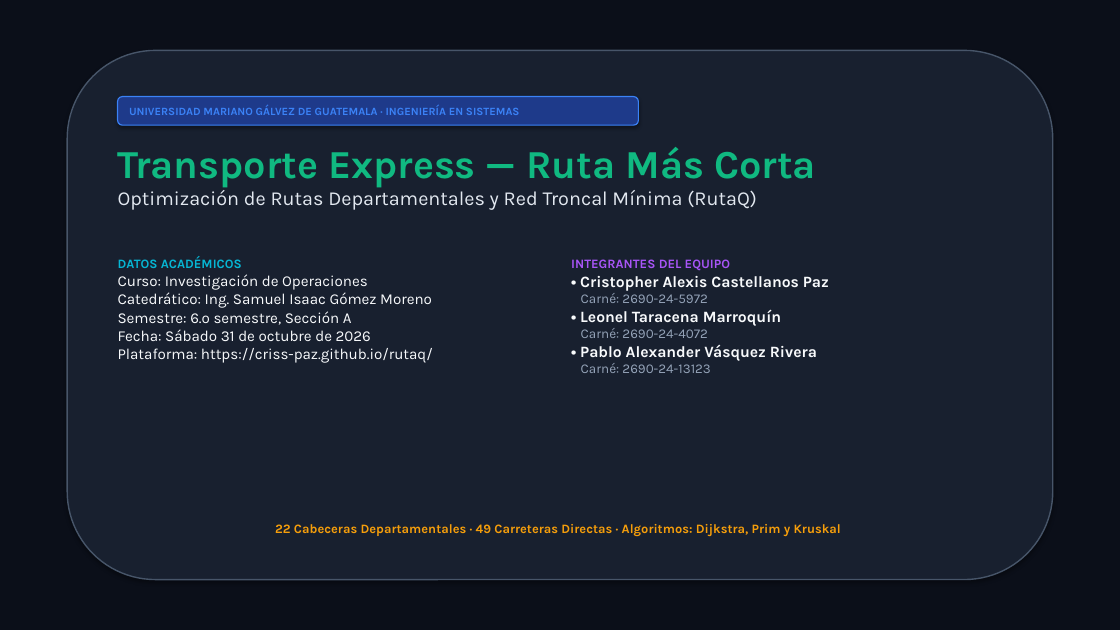
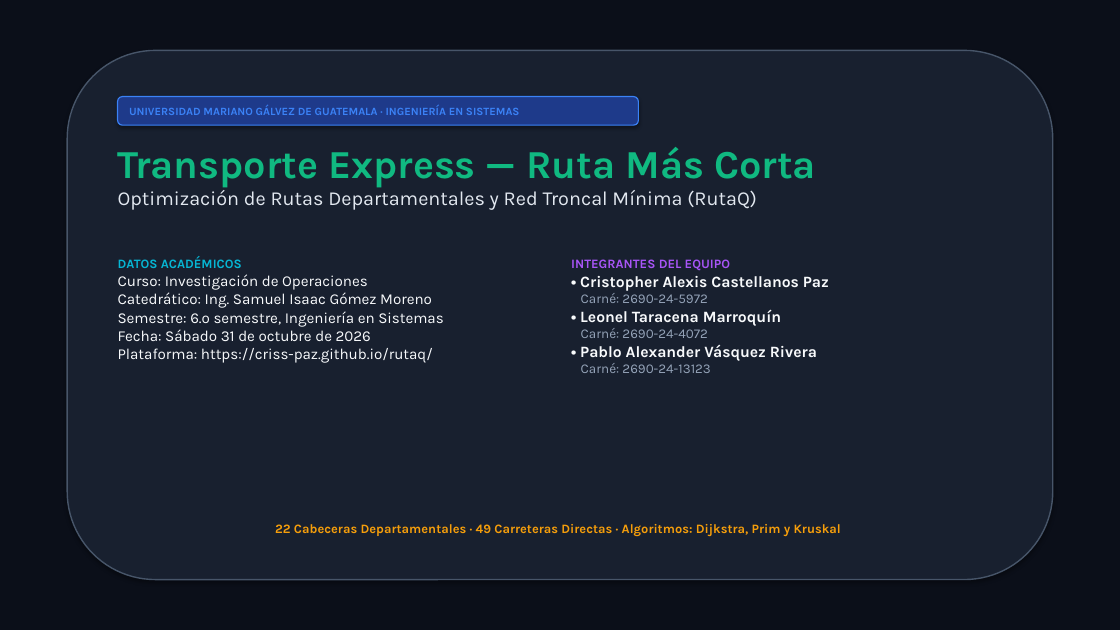
Before and after one commit to Criss-paz/rutaq, a slide deck: slide 1 of docs/proyecto2/presentacion/Presentacion_Transporte_Express.pptx. Drawn at 1120x630 pixels with LibreOffice and Linux fonts; fonts in the diff are those of the drawing. Boxes give left, top, right and bottom in pixels: in the first picture for what was removed or moved away, otherwise in the second. Text is boxed around its words. In the diff, an @@ line names an element or a change of style, - is before the commit and + after.

```diff
--- a/docs/proyecto2/presentacion/Presentacion_Transporte_Express.pptx
+++ b/docs/proyecto2/presentacion/Presentacion_Transporte_Express.pptx
@@ text at (x1=118, y1=311, x2=444, y2=327): text changed @@
-Semestre: 6.º semestre, Sección A
+Semestre: 6.º semestre, Ingeniería en Sistemas
```
Also in this commit, not shown: 7 other slides changed, 2 other files.
